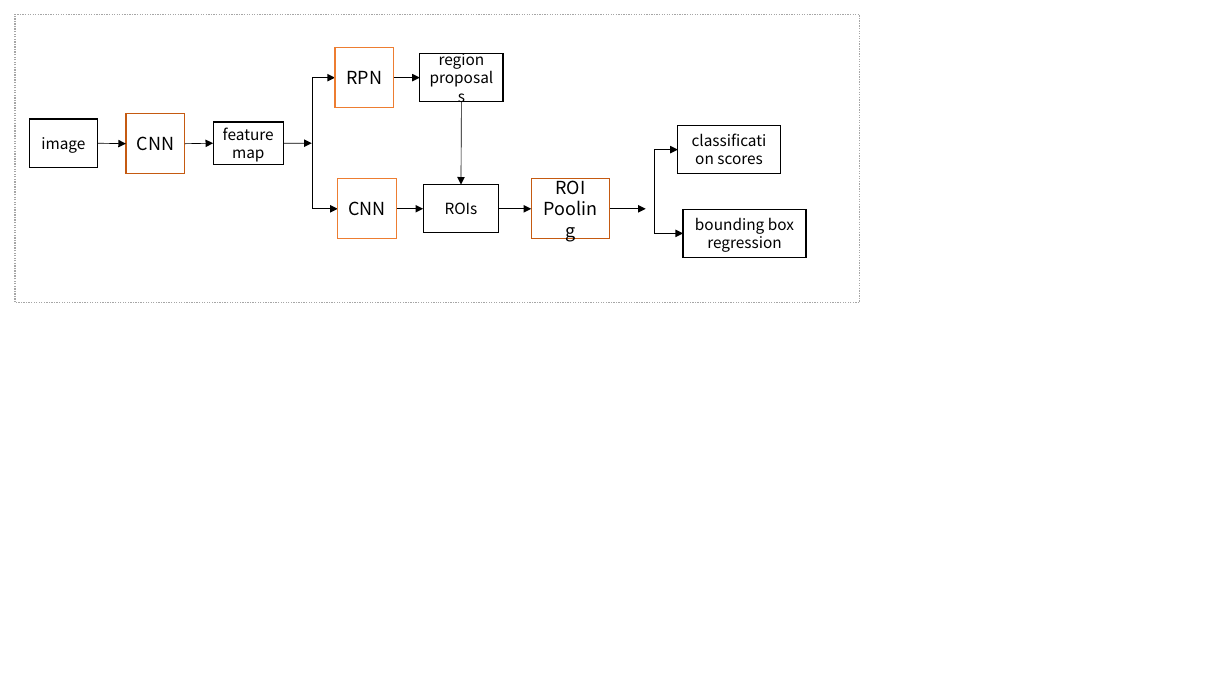
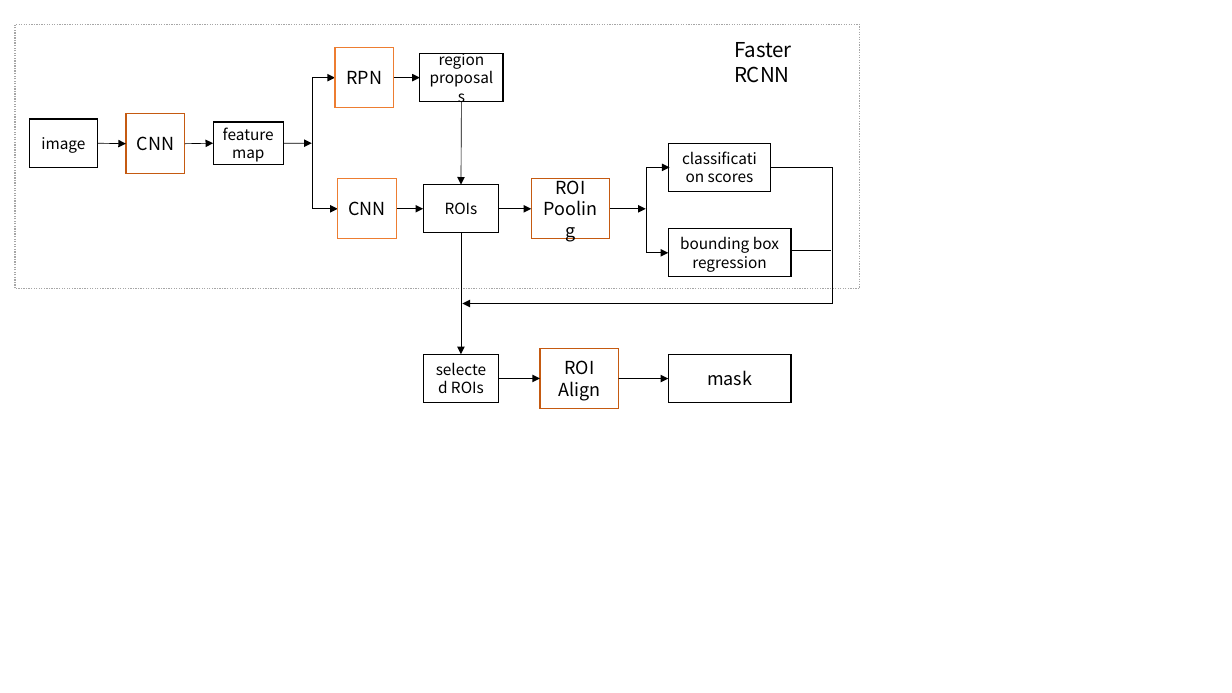
Before and after one commit to Jermmy/blog, a slide deck: slide 1 of pic.pptx. Drawn at 1232x693 pixels with LibreOffice and Linux fonts; fonts in the diff are those of the drawing. Boxes give left, top, right and bottom in pixels: in the first picture for what was removed or moved away, otherwise in the second. Text is boxed around its words. In the diff, an @@ line names an element or a change of style, - is before the commit and + after.

Commit message:
update mask rcnn

```diff
--- a/pic.pptx
+++ b/pic.pptx
@@ rectangle: place and size @@
-rectangle at <box>15,15,860,303</box>
+rectangle at <box>15,24,860,288</box>
@@ text added at <box>734,42,792,83</box>, 16 pt, text #000000 @@
+Faster RCNN
@@ rectangle "classification scores": place and size @@
-rectangle "classification scores" at <box>678,126,781,174</box>
+rectangle "classification scores" at <box>668,143,771,191</box>
@@ elbow arrow added from (771, 167) to (463, 303), #000000 0.5 pt @@
@@ elbow double arrow moved from (678, 150) - (683, 233) to (670, 167) - (668, 253) @@
@@ arrow added from (461, 233) to (461, 354), #000000 0.5 pt @@
@@ rectangle "bounding box regression": place and size @@
-rectangle "bounding box regression" at <box>683,209,806,257</box>
+rectangle "bounding box regression" at <box>668,228,791,276</box>
@@ line added from (791, 250) to (831, 250), #000000 0.5 pt @@
@@ rectangle added at <box>423,354,499,402</box>, outline #000000 1 pt, 12 pt, text #000000 @@
+selected ROIs
@@ rectangle added at <box>540,348,618,409</box>, outline #C55A11 1 pt, 14 pt, text #000000 @@
+ROI Align
@@ rectangle added at <box>668,355,791,403</box>, outline #000000 1 pt, 14 pt, text #000000 @@
+mask
@@ arrow added from (499, 379) to (540, 379), #000000 0.5 pt @@
@@ arrow added from (619, 379) to (668, 379), #000000 0.5 pt @@
```
Also in this commit, not shown: 2 other files.
